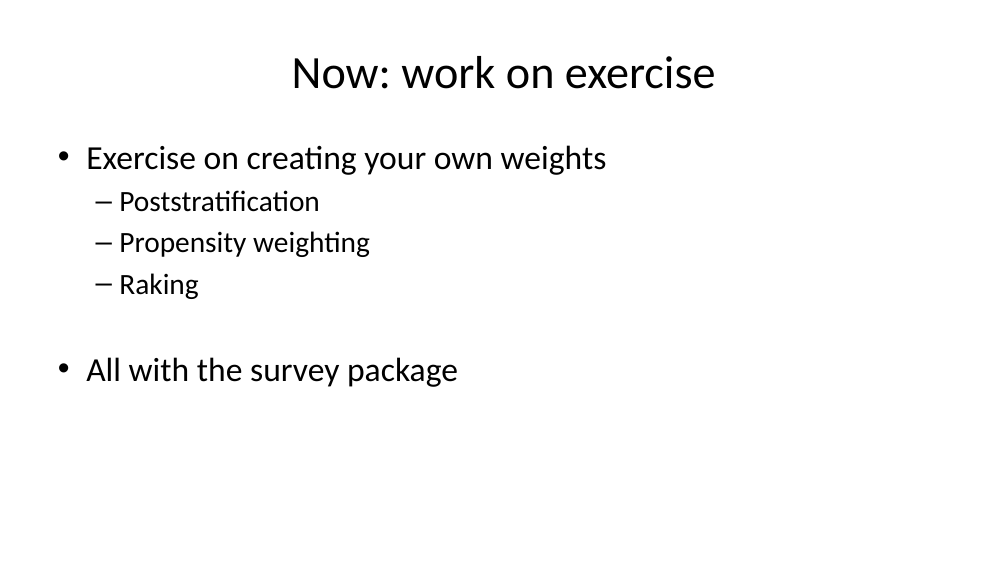
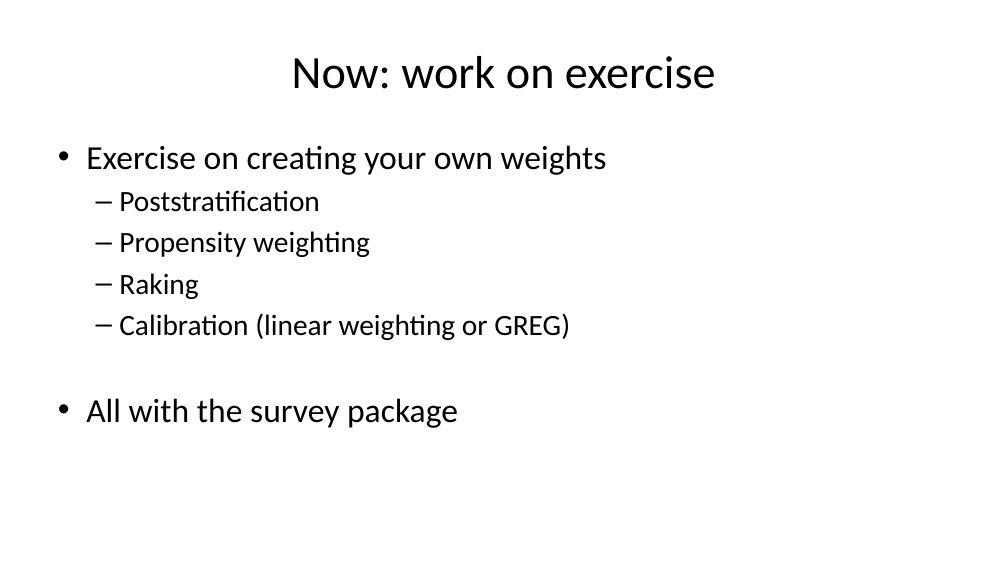
Before and after one commit to peterlugtig/peterlugtig.github.io, a slide deck: slide 52 of static/files/SDA/week9/lecture_week_9.pptx. Drawn at 1008x567 pixels with LibreOffice and Linux fonts; fonts in the diff are those of the drawing. Boxes give left, top, right and bottom in pixels: in the first picture for what was removed or moved away, otherwise in the second. Text is boxed around its words. In the diff, an @@ line names an element or a change of style, - is before the commit and + after.

```diff
--- a/static/files/SDA/week9/lecture_week_9.pptx
+++ b/static/files/SDA/week9/lecture_week_9.pptx
@@ text at box(119, 313, 570, 340): paragraph added @@
+  – Calibration (linear weighting or GREG)
```
Also in this commit, not shown: 9 other files.
